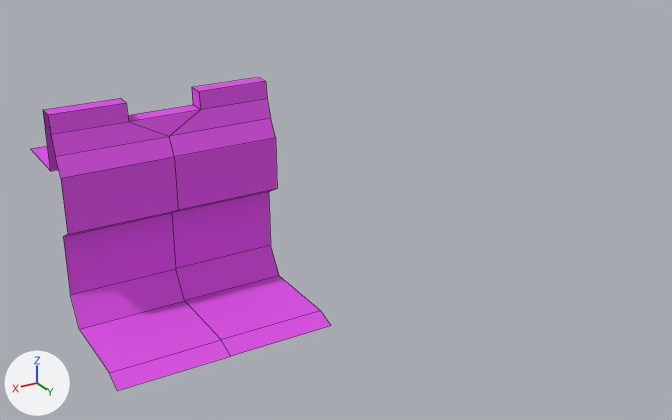
An edit to the Blender file wall_001.blend, drawn before and after from the same camera.
Both versions are drawn from a 50 mm camera at (2.75, 8.33, 4.3) aimed at (-1.63, 1.03, 0.64). The axes (+X, +Y, +Z) are drawn at lower left. The lights are the same throughout. Mesh edges are drawn as thin lines.
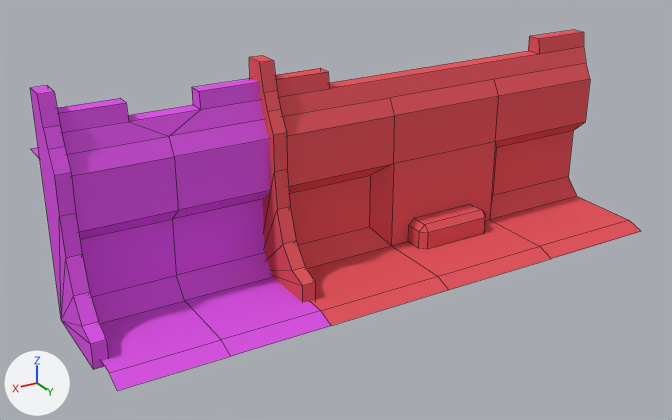
Commit message: finish 2 pieces of wall

Changed parts and their boxes [x1, y1, x2, y2] in the pictures (672 x 420 px; the box of a moved part takes in the faces that stretch with it):
'Cube.001', added (red): after [249, 30, 641, 326]
'Cube', reshaped: before [31, 78, 331, 391]; after [30, 78, 331, 391]
part 1 of me_cube, added (pink): after [30, 86, 109, 370]
part 2 of me_cube, moved or reshaped: before [63, 189, 279, 329]; after [79, 191, 273, 324]

Patch to the scene script:
```diff
--- a/wall_001.blend.py
+++ b/wall_001.blend.py
@@ mat_red @@
+mat_red = diffuse_material('Red')
+mat_red.base_color = (0.8, 0.1, 0.122)  # red #e75962
@@ me_cube @@
 # used by ob_cube; location = (1.0, 1.0, 0.0); rotation_euler = (0.0, 0.0, 1.571), in degrees (0, 0, 90)
-me_cube.from_pydata(...)  # 46 vertices, 31 faces; spans x -1.0..1.0, y 0.0..2.0, z 0.0..2.0
+me_cube.from_pydata(...)  # 71 vertices, 54 faces, 2 loose edges; spans x -1.0..1.0, y -0.07..2.0, z 0.0..2.19
+# me_cube part 1: a new loose piece of 25 vertices spanning x -0.36..0.6, y -0.07..0.07, z 0.0..2.19, in mat_material (pink #de57e7)
+# me_cube part 2: 6 vertices moved from x -0.17, y 0.0..2.0, z 0.33..0.9 to x -0.17, y 0.0..2.0, z 0.26..0.84
 me_cube.materials.append(mat_material)
@@ me_cube_006 @@
+me_cube_006.from_pydata(...)  # 95 vertices, 70 faces, 2 loose edges; spans x -1.0..1.0, y -0.07..4.0, z 0.0..2.19
+me_cube_006.materials.append(mat_red)  # red #e75962
@@ ob_cube_001 @@
+ob_cube_001 = bpy.data.objects.new('Cube.001', me_cube_006)
+ob_cube_001.location = (-1.0, 1.0, 0.0)
+ob_cube_001.rotation_euler = (0.0, 0.0, 1.571)  # degrees (0, 0, 90)
```
